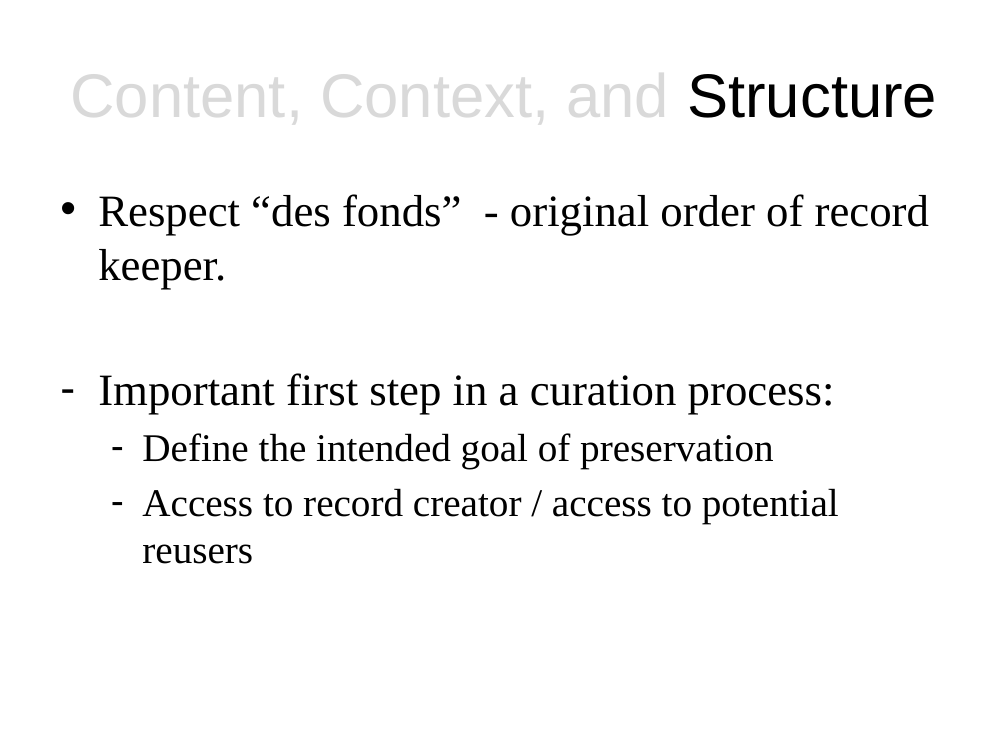
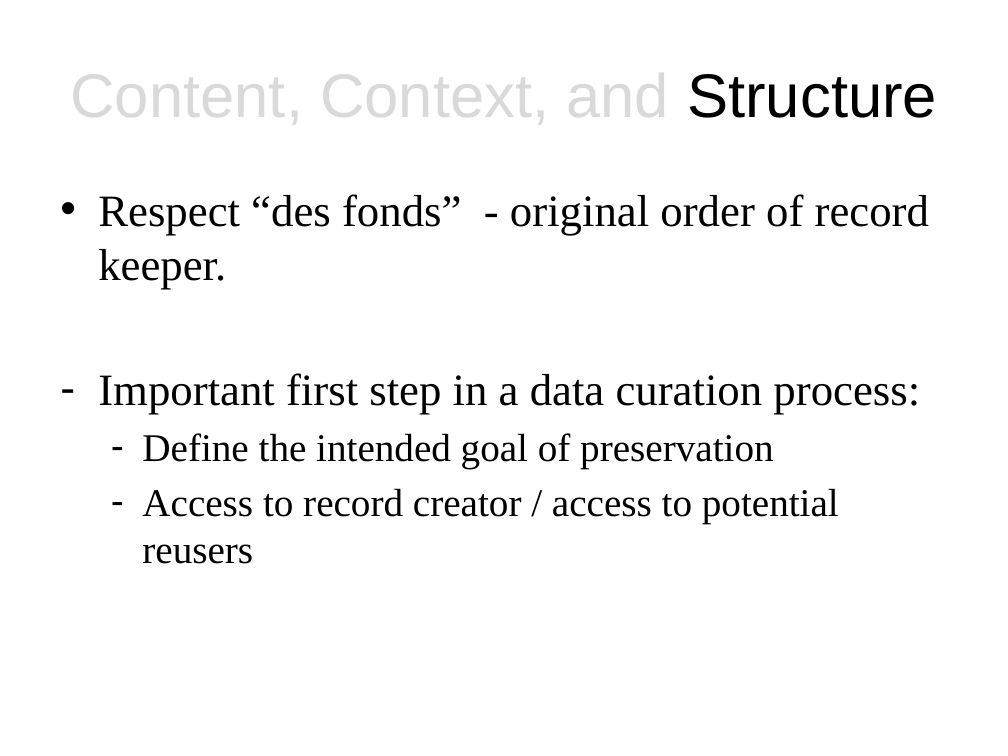
Before and after one commit to DataCurationWorkshop/HongKongCurationWorkshop, a slide deck: slide 8 of Day_1/Lectures/Slides/Day_1_Lecture_Arch.pptx (slide 5 before the commit). Drawn at 1008x756 pixels with LibreOffice and Linux fonts; fonts in the diff are those of the drawing; background and template pictures are left out. Boxes give left, top, right and bottom in pixels: in the first picture for what was removed or moved away, otherwise in the second. Text is boxed around its words. In the diff, an @@ line names an element or a change of style, - is before the commit and + after.

```diff
--- a/Day_1/Lectures/Slides/Day_1_Lecture_Arch.pptx
+++ b/Day_1/Lectures/Slides/Day_1_Lecture_Arch.pptx
@@ text at (98, 373, 920, 415): text changed @@
-– Important first step in a curation process:
+– Important first step in a data curation process:
```
Also in this commit, not shown: 1 other slide changed, 4 slides added, 5 other files.
